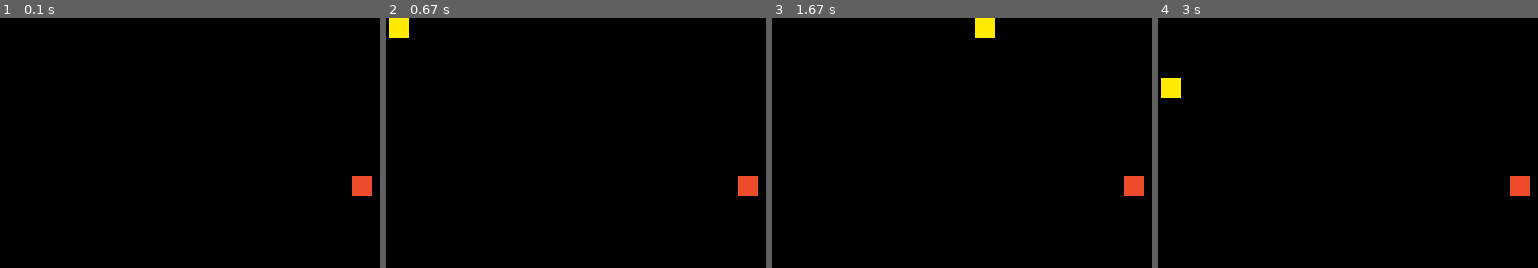
Above: before the commit, frames 1-4 (left to right).
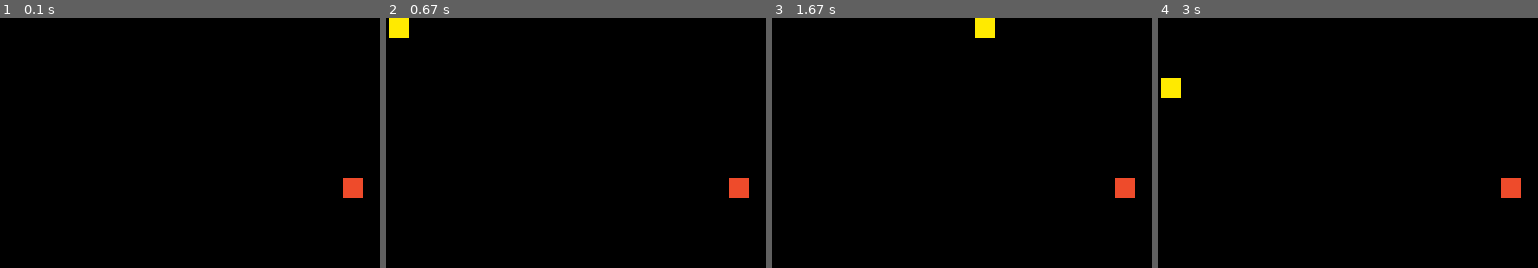
Above: after the commit, the same moments.

Repository: ChrisOber98/pygame_snake
Game: pygame game, started from main.py
Two runs of this game, one before a commit and one after it. Both use one fixed random seed, a clock stepped at 60 frames per second and the inputs below.
Inputs:
- Up to frame 1 (0.1 s): no input
- Up to frame 2 (0.67 s): hold D from 0.33 s (still down)
- Up to frame 3 (1.67 s): release D at 0.8 s; hold D 1.17-1.63 s
- Up to frame 4 (3 s): hold A 1.67-2.2 s; hold S 2.23-2.53 s; hold A 2.57-2.97 s
The pictures show only the part of the screen within x 8-58%, y 0-50%; the shares and areas given below are measured in that part.

The runs differ from the first frame. In frame 1, 0.4% of the frame differs, in the area x 90-98%, y 63-72%; in frame 2, 0.4%; in frame 3, 0.4%; in frame 4, 0.4%.

Commit message:
Change apple from xy positioning to col row
- Change positioning from xy coordinate to collumn and rows
- Change random generation logic to account for this

Diff:
--- a/apple.py
+++ b/apple.py
@@ -17,11 +17,16 @@
         self.screen = game.screen
 
         # Apple Values
-        self.x = 0
-        self.y = 0
+        self.col = 0
+        self.row = 0
         self.color = self.settings.apple_color
+
+        # Create Rect
         self.rect = pygame.Rect(
-            self.x, self.y, self.settings.cell_size, self.settings.cell_size
+            self.get_x_coord(),
+            self.get_y_coord(),
+            self.settings.cell_size,
+            self.settings.cell_size
         )
 
         # Init behaviors
@@ -39,35 +44,27 @@
     def update_randomly(self):
         """Update the apples position randomly taking into account the snake."""
 
-        # Get Random x coordinate from 0 -> screen width not including current
-        # Snake Poistion
-        rand_x = random.randint(
-            0,
-            self.settings.window_width - self.settings.cell_size
-            )
-        while (
-            rand_x >= self.snake.get_x_coord() and
-            rand_x <= self.snake.get_x_coord() + self.settings.cell_size
-        ):
-            rand_x = random.randint(0, self.settings.window_width)
+        # Get Random col # from 0 -> num of cols
+        num_of_cols = int(self.settings.window_width / self.settings.cell_size)
+        rand_col = random.randint(0, num_of_cols - 1)
+        while (rand_col == self.snake.col):
+            rand_col = random.randint(0, num_of_cols)
 
-        # Get Random y coordinate from 0 -> screen height not including current
-        # Snake Poistion
-        rand_y = random.randint(
-            0,
-            self.settings.window_height - self.settings.cell_size
-        )
-        while (
-            rand_y >= self.snake.get_y_coord() and
-            rand_y <= self.snake.get_y_coord() + self.settings.cell_size
-        ):
-            rand_y = random.randint(0, self.settings.window_height)
+
+        # Get Random row # from 0 -> num of rows
+        num_of_rows = int(self.settings.window_height / self.settings.cell_size)
+        rand_row = random.randint(0, num_of_rows - 1)
+        while (rand_row == self.snake.row):
+            rand_row = random.randint(0, num_of_rows)
 
         # Update Snake Position
-        self.x = rand_x
-        self.y = rand_y
+        self.col = rand_col
+        self.row = rand_row
         self.rect = pygame.Rect(
-            self.x, self.y, self.settings.cell_size, self.settings.cell_size
+            self.get_x_coord(),
+            self.get_y_coord(),
+            self.settings.cell_size,
+            self.settings.cell_size
         )
 
     def check_collison(self):
@@ -75,3 +72,13 @@
 
         if self.rect.colliderect(self.snake.rect):
             self.update_randomly()
+
+    def get_x_coord(self):
+        """Takes the grid representation and returns x coord."""
+
+        return self.col * self.settings.cell_size
+
+    def get_y_coord(self):
+        """Takes the grid representation and returns y coord."""
+
+        return self.row * self.settings.cell_size
